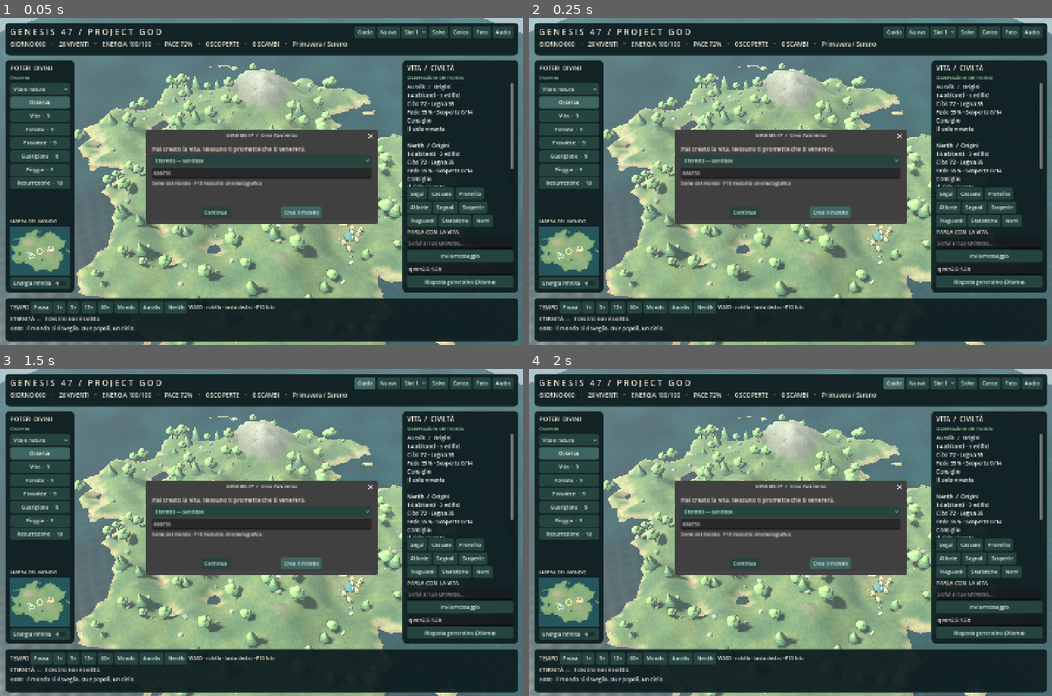
Above: before the commit, frames 1-4 (two rows, left to right).
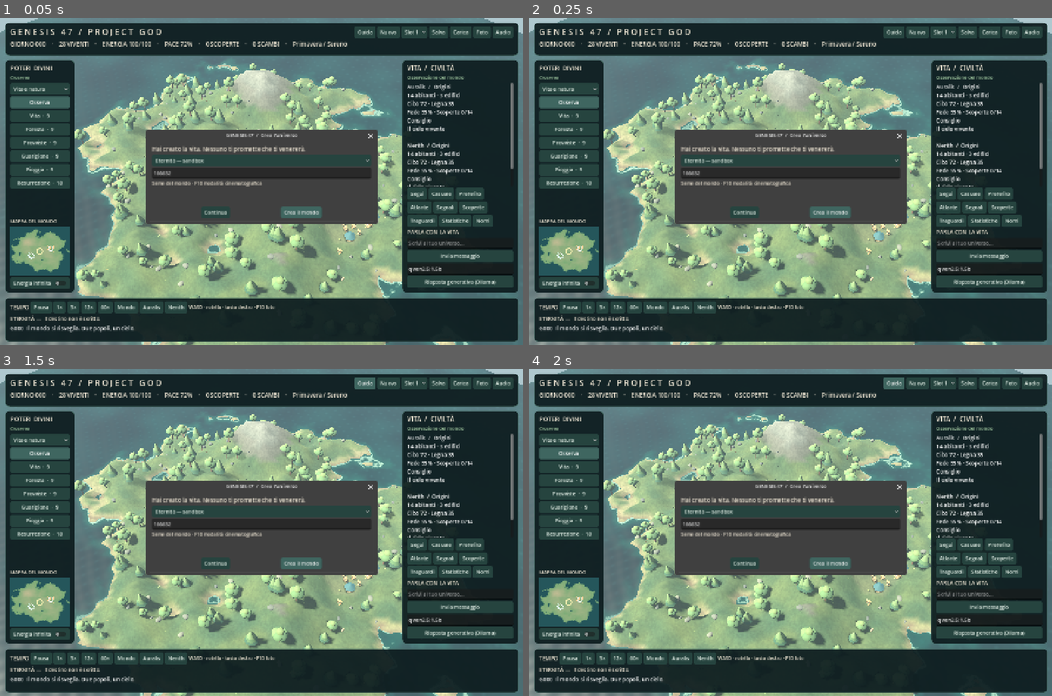
Above: after the commit, the same moments.

Repository: kekko98kekko-dev/GENESIS-47
Game: Godot game, scene res://main.tscn
Same seed, same stepped clock (60 frames per second), same inputs: the game is played once before the commit and once after it.
Inputs:
- Up to frame 1 (0.05 s): no input
- Up to frame 2 (0.25 s): no input
- Up to frame 3 (1.5 s): click "Carica" at 0.5 s; click "Guida" at 1.25 s
- Up to frame 4 (2 s): no input

The runs differ from the first frame. In frame 1, 2.1% of the frame differs, in the area x 5-90%, y 13-100%; in frame 2, 2.1%; in frame 3, 2.1%; in frame 4, 2.1%.

Commit message:
Add coastline shading, settlement paths, rain and in-game visual capture

Diff:
--- a/scripts/world.gd
+++ b/scripts/world.gd
@@ -59,6 +59,8 @@
 var weather_timer=0.0
 var test_mode=false
 var visual_time=0.0
+var roads_root:Node3D
+var precipitation:CPUParticles3D
 var map_view:Control
 var activity_labels={}
 var show_labels=false
@@ -242,6 +244,22 @@
  camera.fov=45
  camera.far=300
  camera.near=.12
+ precipitation=CPUParticles3D.new()
+ add_child(precipitation)
+ precipitation.emitting=false
+ precipitation.amount=600
+ precipitation.lifetime=1.65
+ precipitation.emission_shape=CPUParticles3D.EMISSION_SHAPE_BOX
+ precipitation.emission_box_extents=Vector3(18,1,18)
+ precipitation.direction=Vector3(.1,-1,.04)
+ precipitation.spread=8
+ precipitation.gravity=Vector3(0,-12,0)
+ precipitation.initial_velocity_min=7
+ precipitation.initial_velocity_max=10
+ var drop=BoxMesh.new()
+ drop.size=Vector3(.027,.32,.027)
+ drop.material=material(Color("b7d8df"),.65,.1)
+ precipitation.mesh=drop
  audio=AudioStreamPlayer.new()
  add_child(audio)
  if not test_mode and not "--capture" in OS.get_cmdline_user_args():
@@ -350,6 +368,13 @@
   add_child(sea)
   sea.position.y=SEA
   sea.cast_shadow=GeometryInstance3D.SHADOW_CASTING_SETTING_OFF
+ var depth_image=Image.create(128,128,false,Image.FORMAT_RGB8)
+ for dz in range(128):
+  for dx in range(128):
+   var h=height_at(float(dx)/127*106-53,float(dz)/127*106-53)
+   var v=clampf((h+5.0)/20.0,0,1)
+   depth_image.set_pixel(dx,dz,Color(v,v,v))
+ sea.material_override.set_shader_parameter("height_map",ImageTexture.create_from_image(depth_image))
 
 func new_world(seed_value:int,which:int):
  sim.start(seed_value,which)
@@ -363,7 +388,7 @@
  refresh()
 
 func reset_visuals():
- for n in [earth,sea,scenery,villages_root,people_root,animals_root,effects_root,cursor]:
+ for n in [earth,sea,scenery,villages_root,people_root,animals_root,effects_root,cursor,roads_root]:
   if is_instance_valid(n):
    remove_child(n)
    n.queue_free()
@@ -387,11 +412,13 @@
  people_root=Node3D.new()
  animals_root=Node3D.new()
  effects_root=Node3D.new()
- for n in [scenery,villages_root,people_root,animals_root,effects_root]:add_child(n)
+ roads_root=Node3D.new()
+ for n in [scenery,villages_root,people_root,animals_root,effects_root,roads_root]:add_child(n)
  for i in range(2):
   make_hub(i)
   sync_houses(i)
- for i in range(250):
+ rebuild_roads()
+ for i in range(310):
   var p=ground(rng.randf_range(-45,45),rng.randf_range(-42,42))
   if p.y>SEA+.85 and p.y<8.5 and far_village(p,9):
    make_tree(p,rng.randf_range(2.3,4.8),i)
@@ -464,7 +491,7 @@
  villages_root.add_child(n)
  n.position=centers[i]
  hubs.append(n)
- cone(n,Color("c2ad83"),Vector3(0,.025,0),2.0,.12,2.0,24)
+ cone(n,Color("978668"),Vector3(0,.025,0),1.85,.12,1.85,24)
  if asset(n,"prop",i,Vector3(0,.1,0),1.0)==null:
   for j in range(7):
    var a=j*TAU/7
@@ -474,8 +501,8 @@
  n.add_child(l)
  l.position.y=1.25
  l.light_color=Color("ffc18b")
- l.light_energy=.8
- l.omni_range=6
+ l.light_energy=.25
+ l.omni_range=4.5
  var flag=Color("6eb5a1") if i==0 else Color("d0a068")
  cone(n,Color("80684d"),Vector3(-1.6,1.6,0),.045,3.2,.035,7)
  block(n,flag,Vector3(-1.17,2.65,0),Vector3(.85,.53,.045))
@@ -553,6 +580,7 @@
    houses[i][j]={"node":make_house(i,j,v.era),"era":v.era}
   else:
    houses[i].append({"node":make_house(i,j,v.era),"era":v.era})
+ rebuild_roads()
 
 func original_creature(parent:Node3D,a:Dictionary)->Dictionary:
  var skin=Color("67ac97") if a.clan==0 else Color("c89c62")
@@ -736,6 +764,9 @@
    focus=focus.lerp(n.position,clampf(delta*6,0,1))
    update_camera()
  else:cursor.hide()
+ if is_instance_valid(precipitation):
+  precipitation.position=Vector3(focus.x, maxf(focus.y+10,14),focus.z)
+  precipitation.emitting=sim.weather_name=="Pioggia" and speed>0 and distance<65
  update_effects(delta)
 
 func _unhandled_input(event:InputEvent):
@@ -870,6 +901,7 @@
   for n in collection.get_children():
    if n is Node3D:n.position.y=height_at(n.position.x,n.position.z)
  for i in range(centers.size()):centers[i]=ground(centers[i].x,centers[i].z)
+ rebuild_roads()
 
 func divine(p:Vector3):
  if power=="Osserva":return
@@ -1342,6 +1374,25 @@
  await RenderingServer.frame_post_draw
  var image=get_viewport().get_texture().get_image()
  var err=image.save_png("res://preview.png")
+ hud.show()
+ focus=centers[0]
+ distance=22
+ pitch=.58
+ selected=sim.people[0].id if not sim.people.is_empty() else -1
+ refresh()
+ update_camera()
+ await get_tree().create_timer(.4).timeout
+ await RenderingServer.frame_post_draw
+ get_viewport().get_texture().get_image().save_png("res://preview-gameplay.png")
+ hud.hide()
+ if actors.has(selected):
+  focus=actors[selected].node.position
+  distance=4.8
+  pitch=.30
+  update_camera()
+  await get_tree().create_timer(.4).timeout
+  await RenderingServer.frame_post_draw
+  get_viewport().get_texture().get_image().save_png("res://preview-creature.png")
  print("CAPTURE ",err)
  get_tree().quit(0 if err==OK else 1)
 
@@ -1380,3 +1431,42 @@
  for row in sim.history.slice(maxi(0,sim.history.size()-30)):
   lines.append("%03d                   %03d                  %d%%"%[int(row.day),int(row.population),int(row.peace)])
  open_dialog("STORIA DEL MONDO","\n".join(lines))
+
+func rebuild_roads():
+ if not is_instance_valid(roads_root) or centers.size()!=2:return
+ for child in roads_root.get_children():
+  roads_root.remove_child(child)
+  child.queue_free()
+ var st=SurfaceTool.new()
+ st.begin(Mesh.PRIMITIVE_TRIANGLES)
+ var triangle_count=0
+ for i in range(2):
+  for j in range(houses[i].size()):
+   var p=centers[i]
+   var q=house_location(i,j)
+   var dir=Vector2(q.x-p.x,q.z-p.z)
+   if dir.length()<1:continue
+   var perpendicular=dir.normalized().orthogonal()*.38
+   var segments=maxi(3,ceili(dir.length()/0.7))
+   for k in range(segments):
+    var a=p.lerp(q,float(k)/segments)
+    var b=p.lerp(q,float(k+1)/segments)
+    var left_a=ground(a.x+perpendicular.x,a.z+perpendicular.y)+Vector3.UP*.13
+    var right_a=ground(a.x-perpendicular.x,a.z-perpendicular.y)+Vector3.UP*.13
+    var left_b=ground(b.x+perpendicular.x,b.z+perpendicular.y)+Vector3.UP*.13
+    var right_b=ground(b.x-perpendicular.x,b.z-perpendicular.y)+Vector3.UP*.13
+    if minf(minf(left_a.y,right_a.y),minf(left_b.y,right_b.y))<SEA+.1:continue
+    for v in [left_a,right_a,left_b,right_a,right_b,left_b]:
+     st.add_vertex(v)
+    triangle_count+=2
+ if triangle_count==0:return
+ st.generate_normals()
+ var mi=MeshInstance3D.new()
+ mi.mesh=st.commit()
+ var mat=StandardMaterial3D.new()
+ mat.albedo_color=Color("b59c74")
+ mat.roughness=1.0
+ mat.cull_mode=BaseMaterial3D.CULL_DISABLED
+ mi.material_override=mat
+ mi.cast_shadow=GeometryInstance3D.SHADOW_CASTING_SETTING_OFF
+ roads_root.add_child(mi)
--- a/shaders/water.gdshader
+++ b/shaders/water.gdshader
@@ -1,6 +1,7 @@
 shader_type spatial;
 render_mode cull_disabled, diffuse_burley, specular_schlick_ggx;
 varying vec3 wp;
+uniform sampler2D height_map : filter_linear, repeat_disable;
 float hash(vec2 p){return fract(sin(dot(p,vec2(127.1,311.7)))*43758.5453);}
 float n2(vec2 p){vec2 i=floor(p),f=fract(p);f=f*f*(3.0-2.0*f);return mix(mix(hash(i),hash(i+vec2(1,0)),f.x),mix(hash(i+vec2(0,1)),hash(i+vec2(1,1)),f.x),f.y);}
 void vertex(){
@@ -16,6 +17,15 @@
  ALBEDO=mix(vec3(.012,.071,.102),vec3(.027,.164,.18),q);
  ALBEDO+=vec3(.025,.045,.046)*pow(r*s,4.0);
  ALBEDO=mix(ALBEDO,vec3(.19,.35,.39),f*.45);
+ vec2 hu=(p+vec2(53.0))/106.0;
+ if(hu.x>0.0 && hu.x<1.0 && hu.y>0.0 && hu.y<1.0){
+  float h=texture(height_map,hu).r*20.0-5.0;
+  float d=max(0.0,-.4-h);
+  float shoal=1.0-smoothstep(0.0,2.1,d);
+  ALBEDO=mix(ALBEDO,vec3(.045,.31,.27),shoal*.68);
+  float foam=1.0-smoothstep(.03,.22,abs(d-(.19+.10*sin(TIME*1.2+q*11.0))));
+  ALBEDO=mix(ALBEDO,vec3(.63,.76,.69),foam*(.5+.5*q));
+ }
  ROUGHNESS=.32;
  METALLIC=.05;
  NORMAL_MAP=vec3(.5+.035*(r-.5),.5+.035*(s-.5),1.0);
